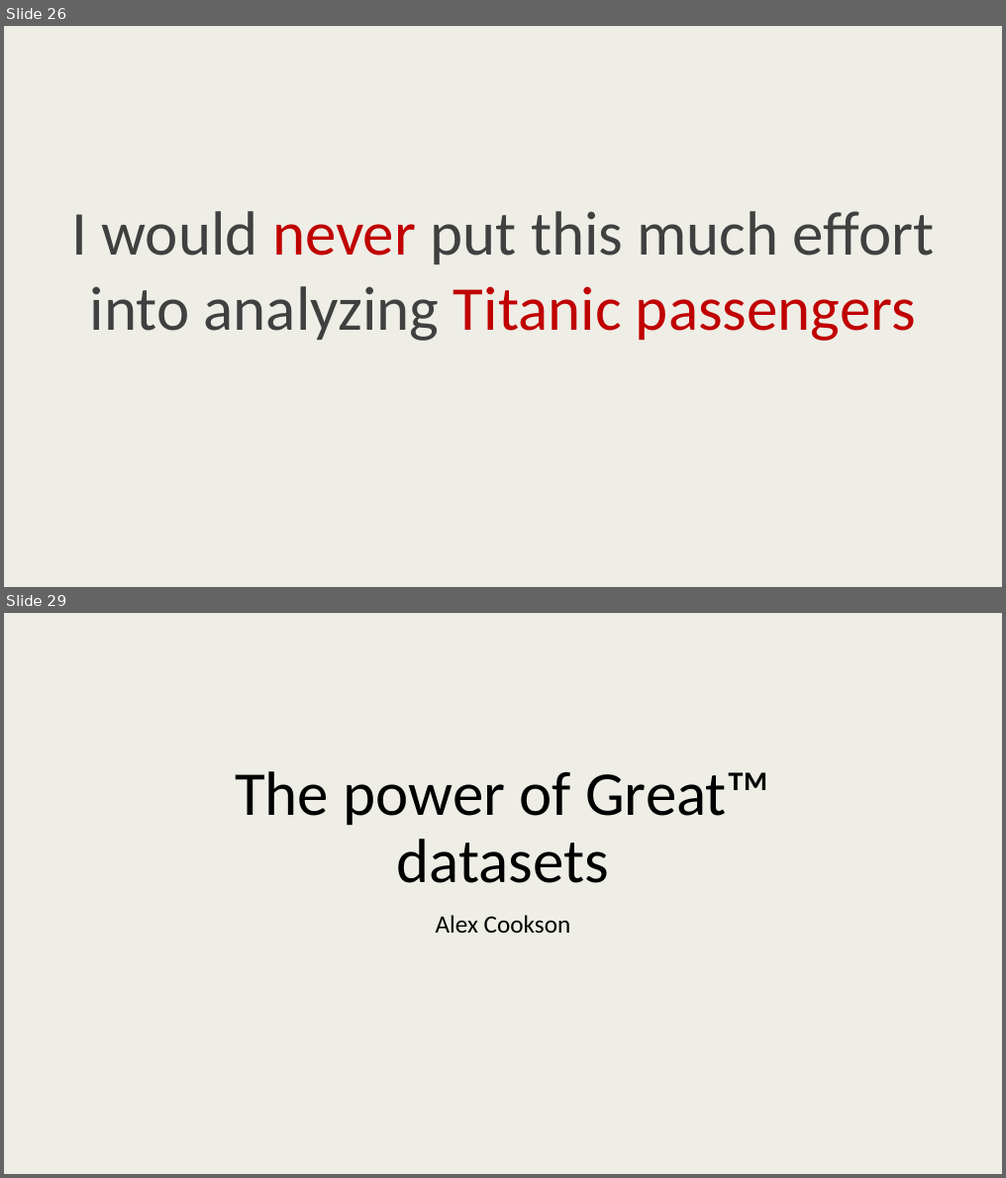
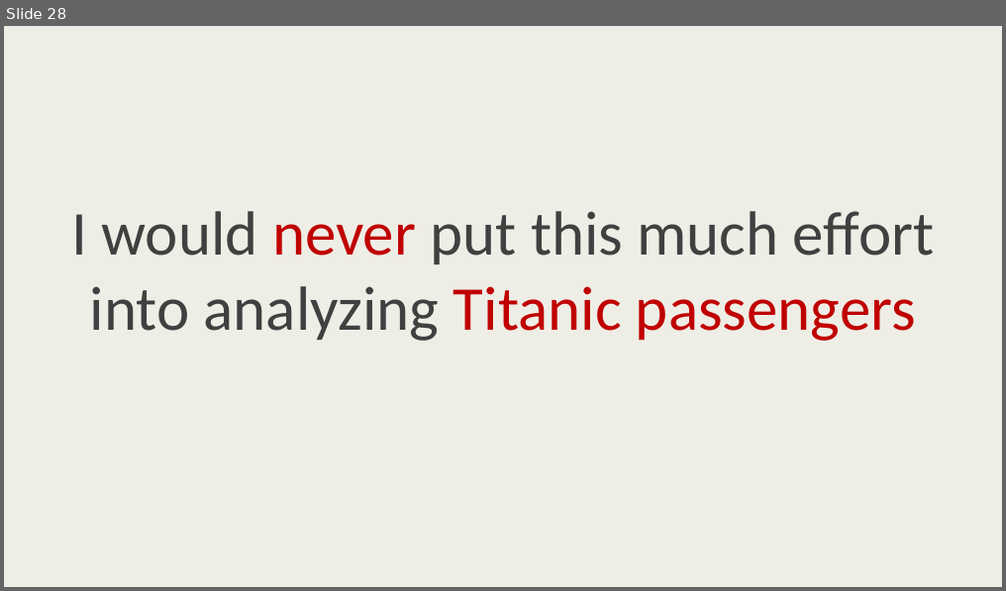
Before and after one commit to tacookson/power-of-great-datasets, a slide deck: The Power of Great Datasets (PPT).pptx. Shown one above the other, each under a label of ours: slides 26 and 29 before the commit, slide 28 after it; the slides between them are not shown. The pictures are 1006x1178 and 1006x591 pixels, drawn with LibreOffice and Linux fonts; fonts in the diff are those of the drawing. Boxes give left, top, right and bottom in pixels: in the first picture for what was removed or moved away, otherwise in the second. Text is boxed around its words. In the diff, an @@ line names an element or a change of style, - is before the commit and + after.

```diff
--- a/The Power of Great Datasets (PPT).pptx
+++ b/The Power of Great Datasets (PPT).pptx
@@ slide 29 removed at [4,613,1002,1174], background #EEEEE6 @@
@@ title removed at [235,771,770,883] @@
-The power of Great™ datasets
@@ subtitle removed at [436,915,571,934] @@
-Alex Cookson
@@ what was slide 26 is now slide 28 @@
```
Also in this commit, not shown: 5 slides changed, 3 slides added, 2 other files.
